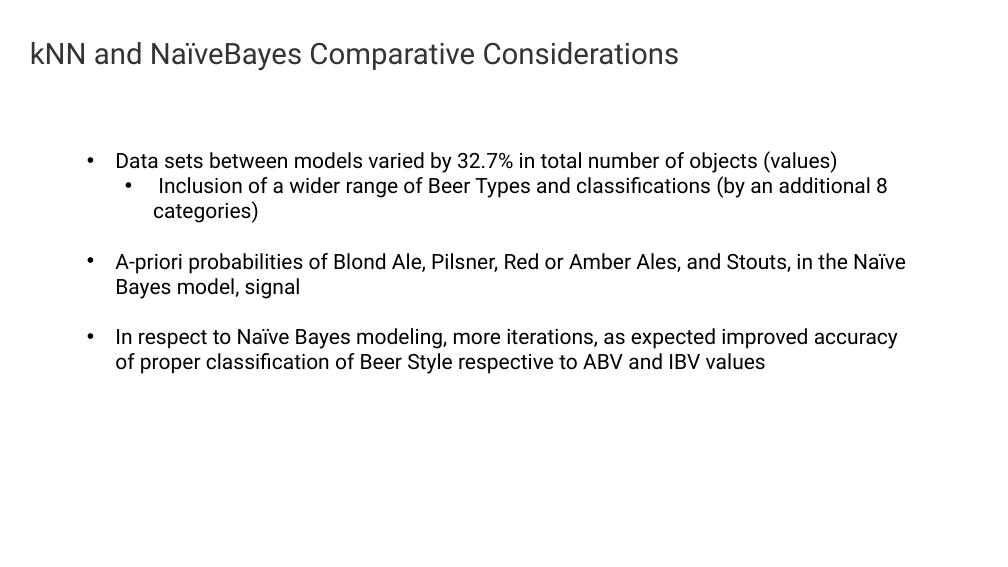
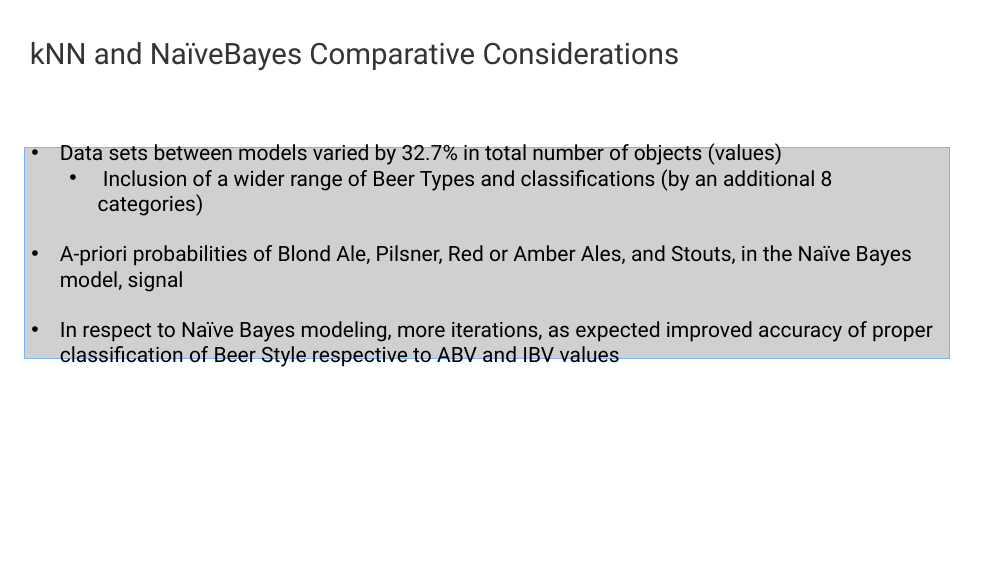
Before and after one commit to C-Stewart-GH/DDS_6306_CS1, a slide deck: slide 12 of Final_CS1_Presentation_DDS_6306.pptx. Drawn at 1008x567 pixels with LibreOffice and Linux fonts; fonts in the diff are those of the drawing; grey boxes stand for pictures; background and template pictures are left out. Boxes give left, top, right and bottom in pixels: in the first picture for what was removed or moved away, otherwise in the second. Text is boxed around its words. In the diff, an @@ line names an element or a change of style, - is before the commit and + after.

```diff
--- a/Final_CS1_Presentation_DDS_6306.pptx
+++ b/Final_CS1_Presentation_DDS_6306.pptx
@@ picture added at box(24, 148, 950, 359), 20 pt, text #000000 @@
+• Data sets between models varied by 32.7% in total number of objects (values)
+  • Inclusion of a wider range of Beer Types and classifications (by an additional 8 categories)
+• A-priori probabilities of Blond Ale, Pilsner, Red or Amber Ales, and Stouts, in the Naïve Bayes model, signal
+• In respect to Naïve Bayes modeling, more iterations, as expected improved accuracy of proper classification of Beer Style respective to ABV and IBV values
@@ text removed at box(115, 151, 906, 374) @@
-• Data sets between models varied by 32.7% in total number of objects (values)
-  • Inclusion of a wider range of Beer Types and classifications (by an additional 8 categories)
-• A-priori probabilities of Blond Ale, Pilsner, Red or Amber Ales, and Stouts, in the Naïve Bayes model, signal
-• In respect to Naïve Bayes modeling, more iterations, as expected improved accuracy of proper classification of Beer Style respective to ABV and IBV values
```
Also in this commit, not shown: 4 other slides changed, 2 slides removed, 1 other file.
